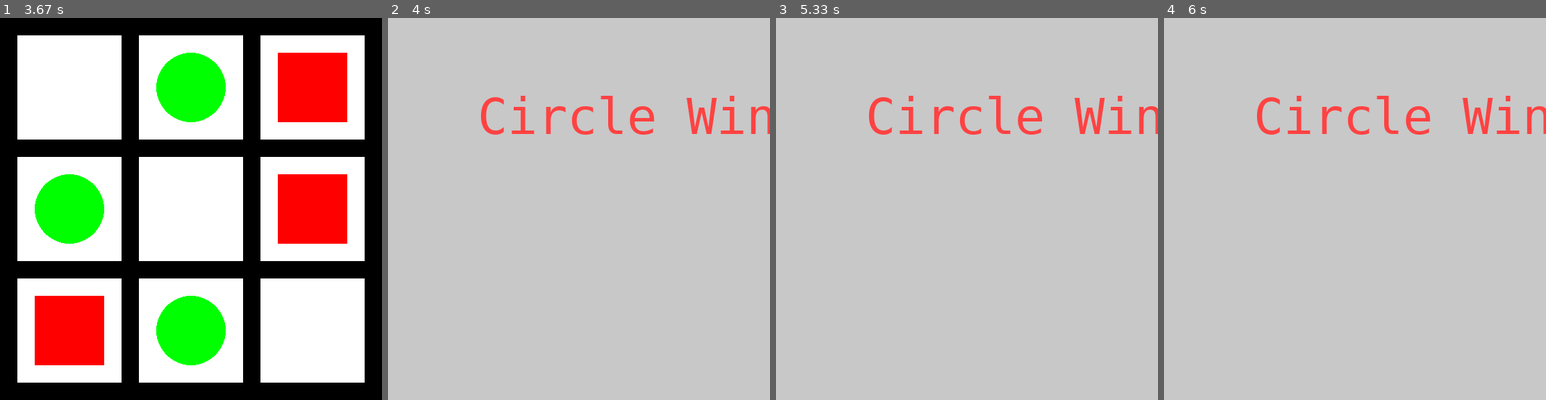
Above: before the commit, frames 1-4 (left to right).
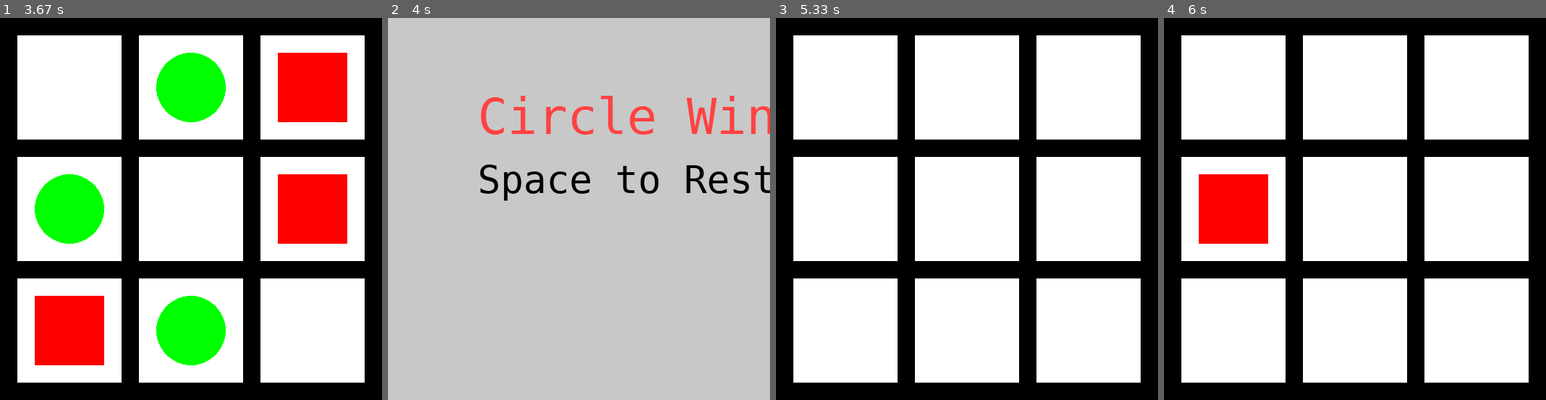
Above: after the commit, the same moments.

Repository: StudentDriver01/tic-tac-toe-pygame
Game: pygame game, started from tic-tac-toe with victory.py
The game is run twice, just before and just after one commit, with the same random seed, the same clock (stepped at 60 frames per second) and the same inputs.
Inputs (mouse positions are in pixels of both pictures, inside the frame that each line leads up to):
- Up to frame 1 (3.67 s): click (68, 86) at 0.43 s; tap Space at 0.67 s; press the mouse at (68, 209) at 1.1 s; move the mouse to (61, 216) at 1.2 s; move the mouse to (53, 228) at 1.3 s; release the mouse at (53, 228) at 1.33 s; click (106, 331) at 1.6 s; press the mouse at (313, 86) at 1.9 s; move the mouse to (252, 216) at 2 s; release the mouse at (194, 350) at 2.13 s; press the mouse at (68, 86) at 2.3 s; move the mouse to (179, 166) at 2.4 s; release the mouse at (294, 251) at 2.53 s; press the mouse at (191, 86) at 2.7 s; move the mouse to (202, 109) at 2.8 s; release the mouse at (213, 132) at 2.93 s; click (297, 117) at 3.2 s; press the mouse at (191, 209) at 3.5 s; move the mouse to (191, 212) at 3.6 s
- Up to frame 2 (4 s): release the mouse at (575, 212) at 3.73 s; move the mouse to (705, 346) at 3.87 s
- Up to frame 3 (5.33 s): click (1093, 346) at 4 s; click (844, 86) at 4.4 s; tap Space at 5.23 s
- Up to frame 4 (6 s): click (1232, 251) at 5.63 s; press the mouse at (1232, 251) at 5.93 s

Frame 1 is identical in both runs. In frame 2, 1.6% of the frame differs, in the area x 24-100%, y 38-48%; in frame 3, 100%, in the area x 0-100%, y 0-100%; in frame 4, 100%.

Commit message:
Update tic-tac-toe with victory.py

Diff:
--- a/tic-tac-toe with victory.py
+++ b/tic-tac-toe with victory.py
@@ -2,6 +2,7 @@
 
 from pygame.locals import *
 
+BLACK = (0, 0, 0)
 GRAY = (200, 200, 200)
 BLUE = (0, 0, 255)
 RED = (255,66, 66)
@@ -14,6 +15,10 @@
 
 pygame.display.flip()
 
+draw_object = 'rect'
+
+#---------- Draw Initial Board --------
+
 board = [[0, 0, 0], [0, 0, 0], [0, 0, 0]]
 
 first = pygame.draw.rect(win, (255,255,255), (25,25,150,150))
@@ -27,6 +32,8 @@
 seventh = pygame.draw.rect(win, (255,255,255), (25,375,150,150))
 eighth = pygame.draw.rect(win, (255,255,255), (200,375,150,150))
 ninth = pygame.draw.rect(win, (255,255,255), (375,375,150,150))
+
+#------- Check winer -----
 
 #board = [[0, 0, 0], [0, 0, 0], [0, 0, 0]]
 def win_check(num):
@@ -64,9 +71,9 @@
     else:
         return True
 
-space_allow = True
-
-draw_object = 'rect'
+
+
+#--- Makes objects not stack---
 
 first_open = True
 second_open = True
@@ -78,34 +85,61 @@
 eighth_open = True
 ninth_open = True
 
+#------- square wins text-------
+
 text = 'Square Wins'
 font = pygame.font.SysFont('JetBrains Mono', 72)
 img = font.render(text, True, RED)
 
+
 rect = img.get_rect()
 rect.topleft = (110, 100)
 
+#------ Circle wins text ------
+
 text1 = 'Circle Wins'
 img1 = font.render(text1, True, RED)
 
 rect1 = img.get_rect()
 rect1.topleft = (129, 100)
 
-
+#----- space to restart text -----
+
+font2 = pygame.font.SysFont('JetBrains Mono', 55)
+
+text2 = 'Space to Restart'
+img2 = font2.render(text2, True, BLACK)
+
+rect2 = img2.get_rect()
+rect2.topleft = (129, 200)
+
+#------ Tie screen ------
+
+font3 = pygame.font.SysFont('JetBrains Mono', 100)
+
+text3 = 'TIE'
+img3 = font3.render(text3, True, RED)
+
+rect3 = img.get_rect()
+rect3.topleft = (218, 100)
+
+
+#--------- Default Values-----
 run = True
 won = False
 while run:
 
     pygame.time.delay(100)
 
+#-------- Quit Code -------
     for event in pygame.event.get() :
         if event.type == pygame.QUIT:
             run = False
-
+#--------- Reset Code --------
         if event.type == pygame.KEYDOWN:
-            if event.key == pygame.K_SPACE and space_allow == True :
-
-
+            if event.key == pygame.K_SPACE:
+
+                win.fill(BLACK)
 
                 board = [[0, 0, 0], [0, 0, 0], [0, 0, 0]]
 
@@ -131,9 +165,13 @@
                 eighth = pygame.draw.rect(win, (255,255,255), (200,375,150,150))
                 ninth = pygame.draw.rect(win, (255,255,255), (375,375,150,150))
 
+#-----------Mouse input -------
         if event.type == pygame.MOUSEBUTTONUP:
             pos = pygame.mouse.get_pos()
             if won != True:
+
+#------------ Draw Circle and Square on imput----------
+
                 if first.collidepoint(pos) and first_open :
                     if draw_object == 'rect':
                         pygame.draw.rect(win, (255,0,0), (50,50, 100,100))
@@ -240,21 +278,26 @@
                         draw_object = 'rect'
                         board[2][2] = 1
                     ninth_open = False
-
+#------------- Tie -----------------
+    if first_open == False and second_open == False and third_open == False and forth_open == False and fifth_open == False and sixth_open == False and seventh_open == False and eighth_open == False and ninth_open == False:
+        win.fill(GRAY)
+        win.blit(img3, rect3)
+        win.blit(img2, rect2)
+
+# ---------- Square Victory---------
     if win_check(2):
-        won = True
+
         win.fill(GRAY)
         win.blit(img, rect)
-        if won == True:
-            space_allow = False
-
-
+        win.blit(img2, rect2)
+
+#----------Circle Victory-----------
     if win_check(1):
-        won = True
+
         win.fill(GRAY)
         win.blit(img1, rect1)
-        if won == True:
-            space_allow = False
+        win.blit(img2, rect2)
+
 
 
     pygame.display.update()
